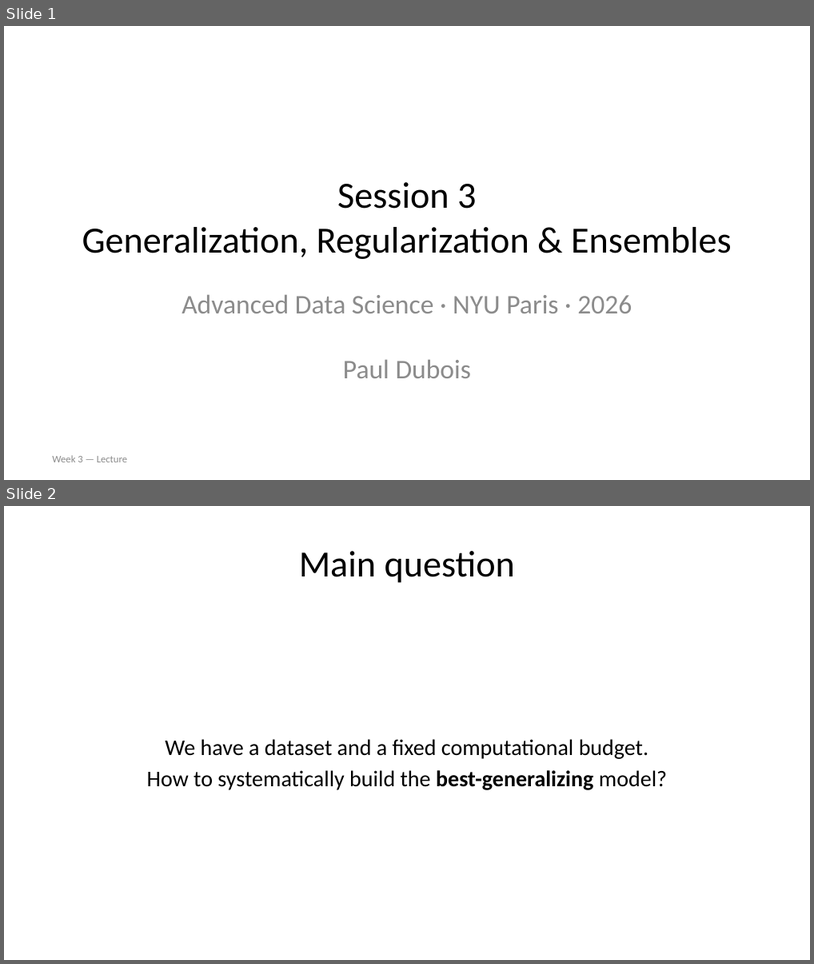
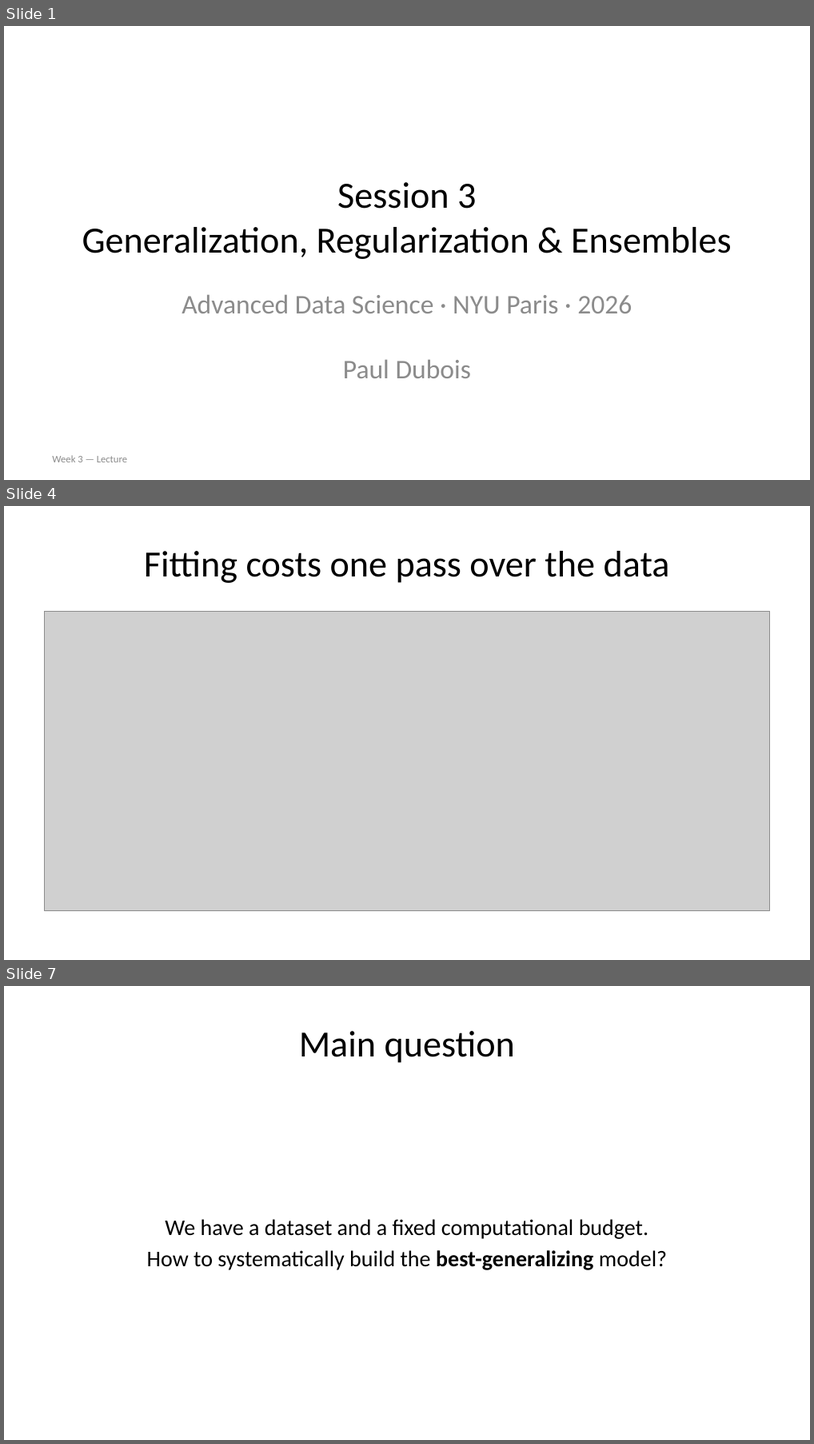
Before and after one commit to pauldubois98/AdcancedTopicsDataScience2026, a slide deck: Course03/slides.pptx. Shown one above the other, each under a label of ours: slides 1 and 2 before the commit, slides 1, 4 and 7 after it; the slides between them are not shown. The pictures are 814x964 and 814x1444 pixels, drawn with LibreOffice and Linux fonts; fonts in the diff are those of the drawing; grey boxes stand for pictures. Boxes give left, top, right and bottom in pixels: in the first picture for what was removed or moved away, otherwise in the second. Text is boxed around its words. In the diff, an @@ line names an element or a change of style, - is before the commit and + after.

```diff
--- a/Course03/slides.pptx
+++ b/Course03/slides.pptx
@@ slide 4 added at [4,506,810,960], background #FFFFFF @@
@@ title added at [144,551,670,583], 33 pt, text #000000 @@
+Fitting costs one pass over the data
@@ picture added at [44,612,770,911] @@
@@ what was slide 2 is now slide 7 @@
```
Also in this commit, not shown: 4 other slides added, 1 other file.
